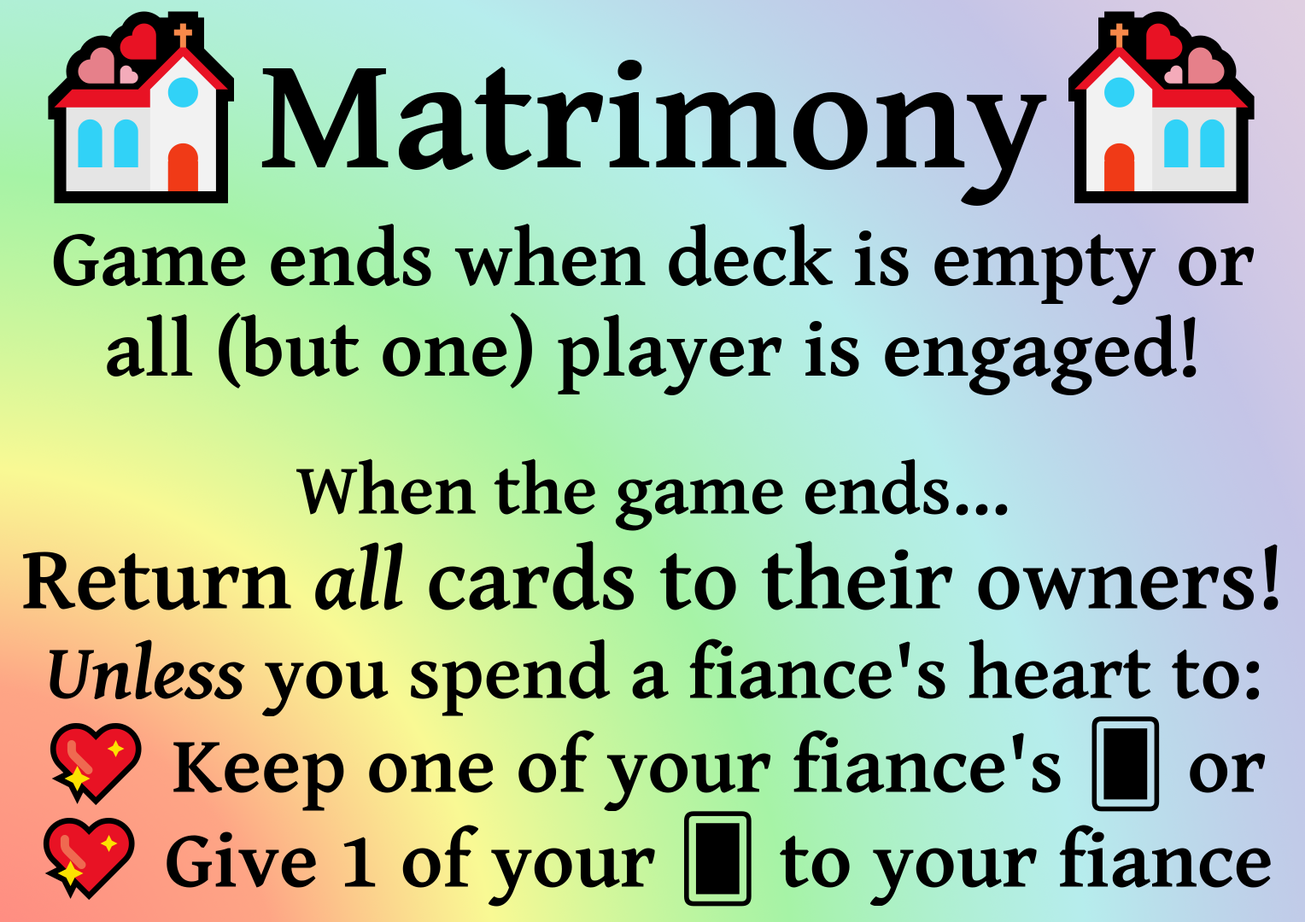
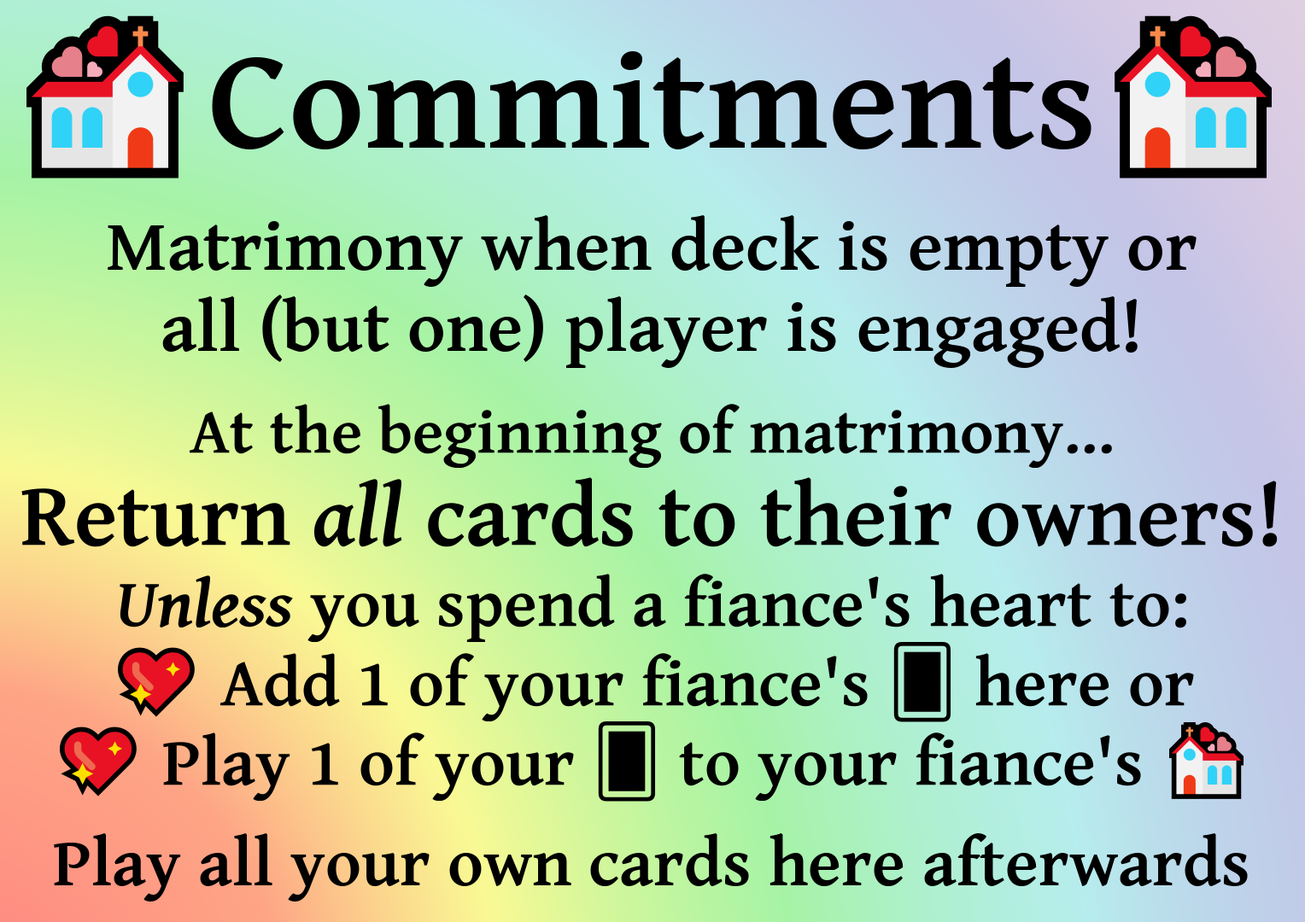
Two versions of the same layered image (1305×922). Layer-by-layer changes:
removed layer "Pasted Layer" over (47, 11, 234, 205)
renamed "💒Matrimony💒" to "💒Commitments💒", painted on it over (26, 11, 1272, 206)
renamed "Game ends when deck is empty o..." to "Matrimony when deck is empty o...", painted on it over (21, 215, 1279, 907)
